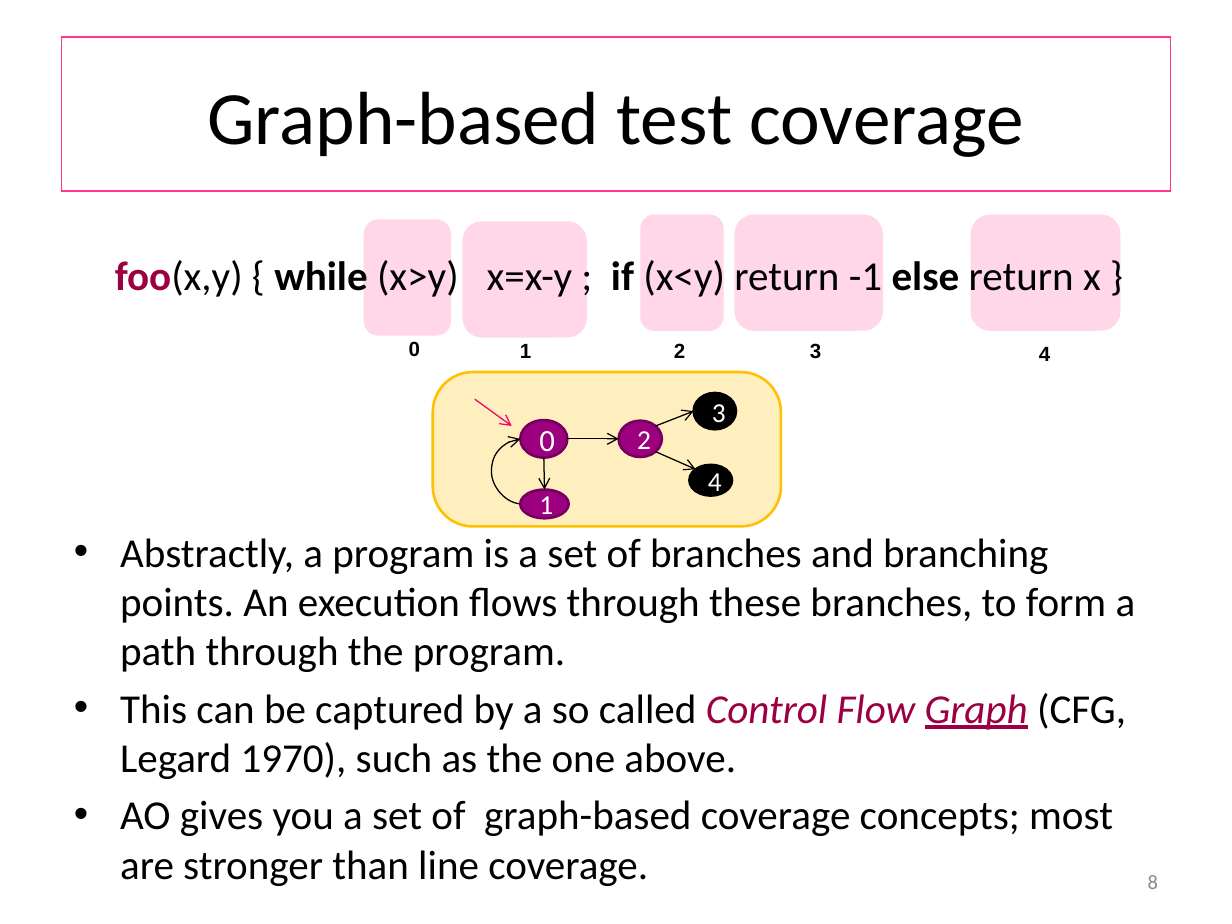
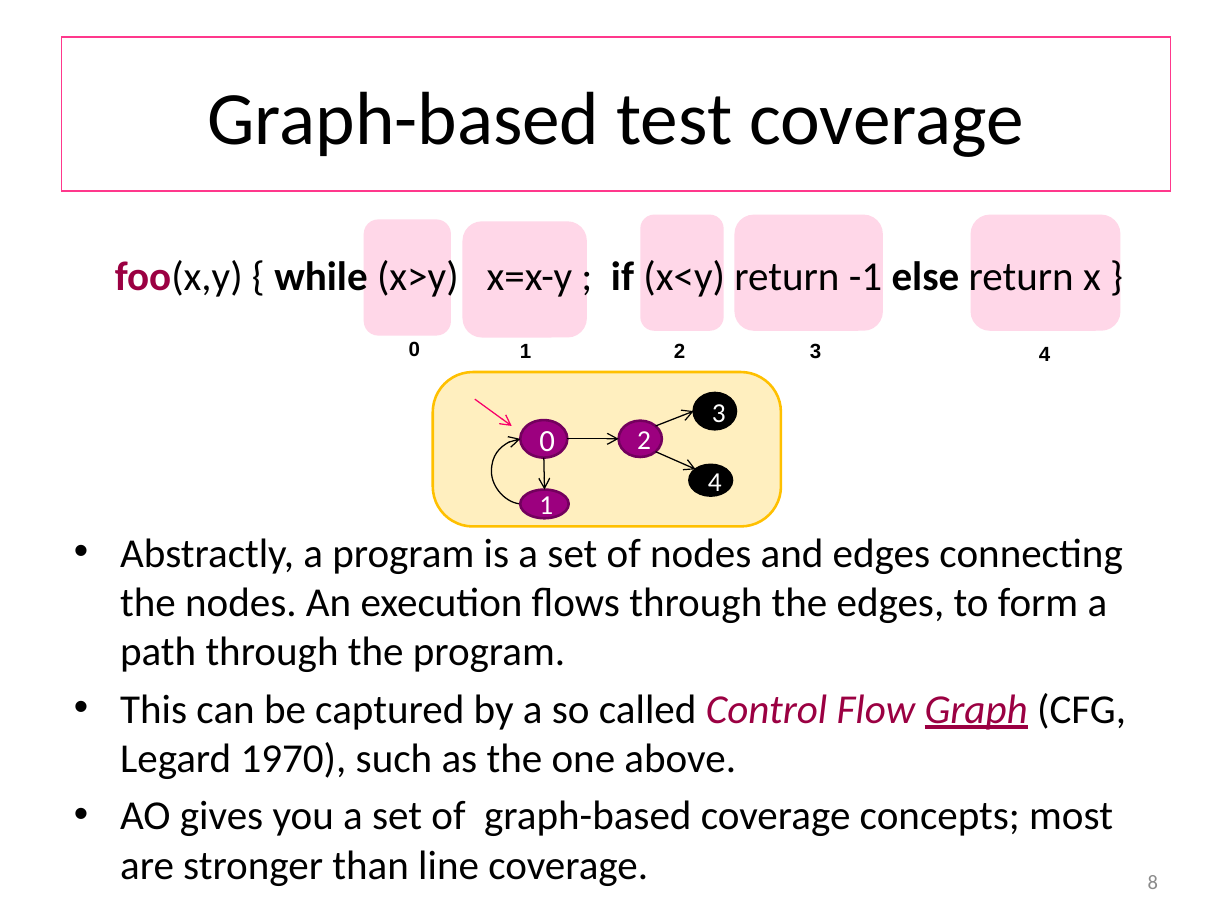
Before and after one commit to wooshrow/b3stv, a slide deck: slide 8 of slides/gbt.pptx. Drawn at 1232x924 pixels with LibreOffice and Linux fonts; fonts in the diff are those of the drawing. Boxes give left, top, right and bottom in pixels: in the first picture for what was removed or moved away, otherwise in the second. Text is boxed around its words. In the diff, an @@ line names an element or a change of style, - is before the commit and + after.

```diff
--- a/slides/gbt.pptx
+++ b/slides/gbt.pptx
@@ text at (120,538,1122,672): text changed @@
-• Abstractly, a program is a set of branches and branching points. An execution flows through these branches, to form a path through the program.
+• Abstractly, a program is a set of nodes and edges connecting the nodes. An execution flows through the edges, to form a path through the program.
```
Also in this commit, not shown: 9 other slides changed, 2 slides added, 7 other files.
